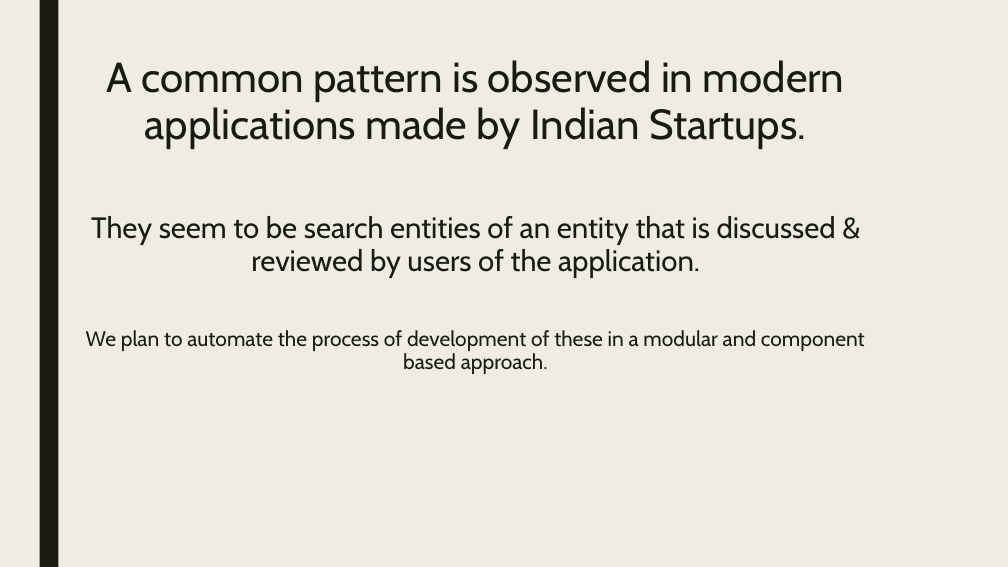
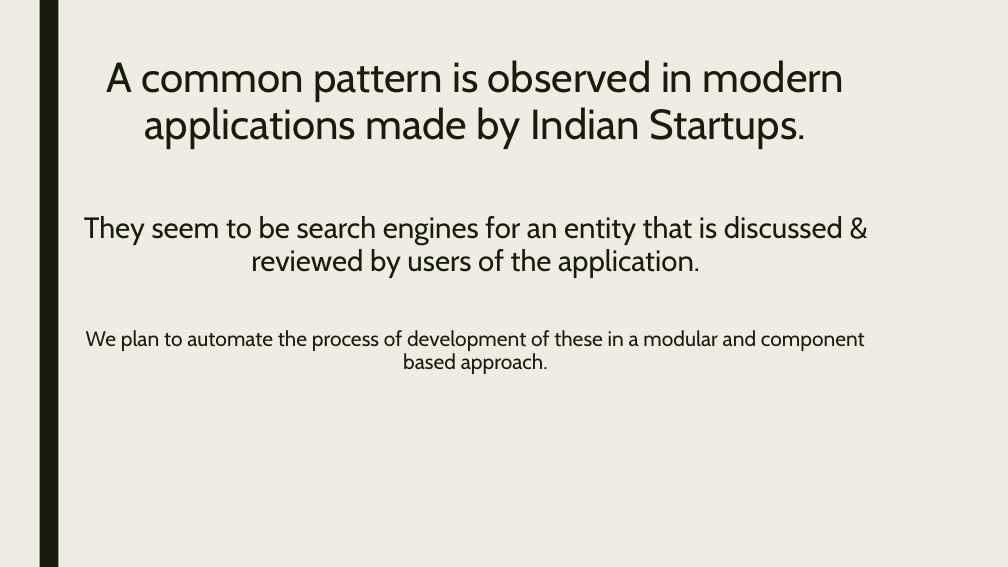
Before and after one commit to bogas04/MVP-Generator, a slide deck: slide 3 of docs/Final/Presentation.pptx (slide 2 before the commit). Drawn at 1008x567 pixels with LibreOffice and Linux fonts; fonts in the diff are those of the drawing. Boxes give left, top, right and bottom in pixels: in the first picture for what was removed or moved away, otherwise in the second. Text is boxed around its words. In the diff, an @@ line names an element or a change of style, - is before the commit and + after.

```diff
--- a/docs/Final/Presentation.pptx
+++ b/docs/Final/Presentation.pptx
@@ text at (84,216,843,278): text changed @@
-They seem to be search entities of an entity that is discussed & reviewed by users of the application.
+They seem to be search engines for an entity that is discussed & reviewed by users of the application.
```
Also in this commit, not shown: 4 other slides changed, 3 slides added, 1 other file.
